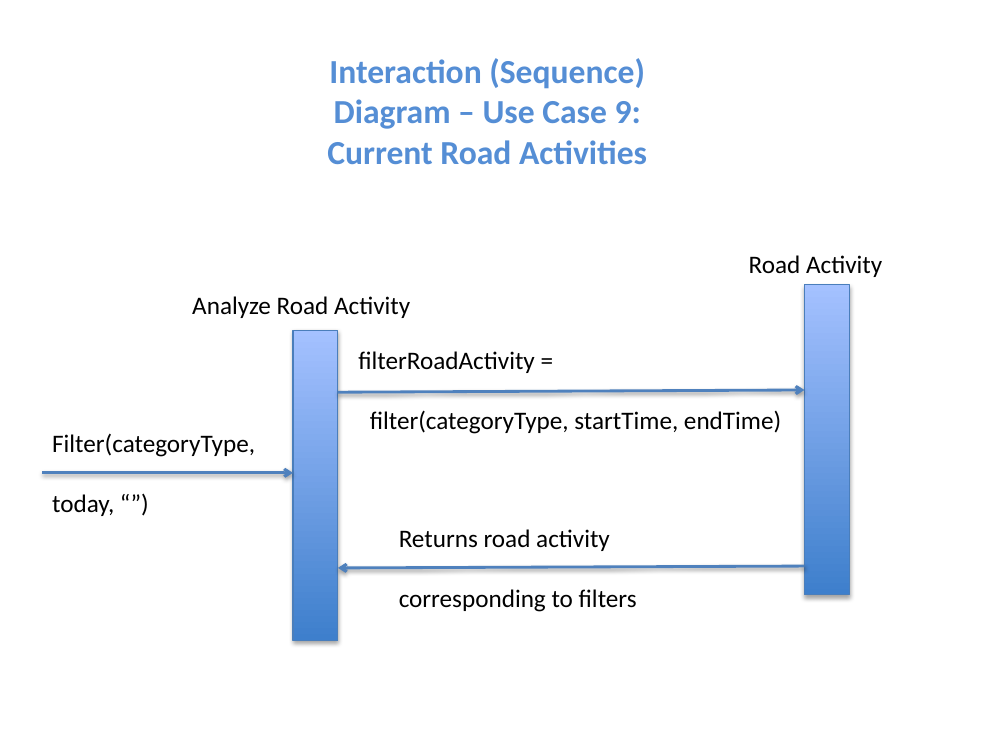
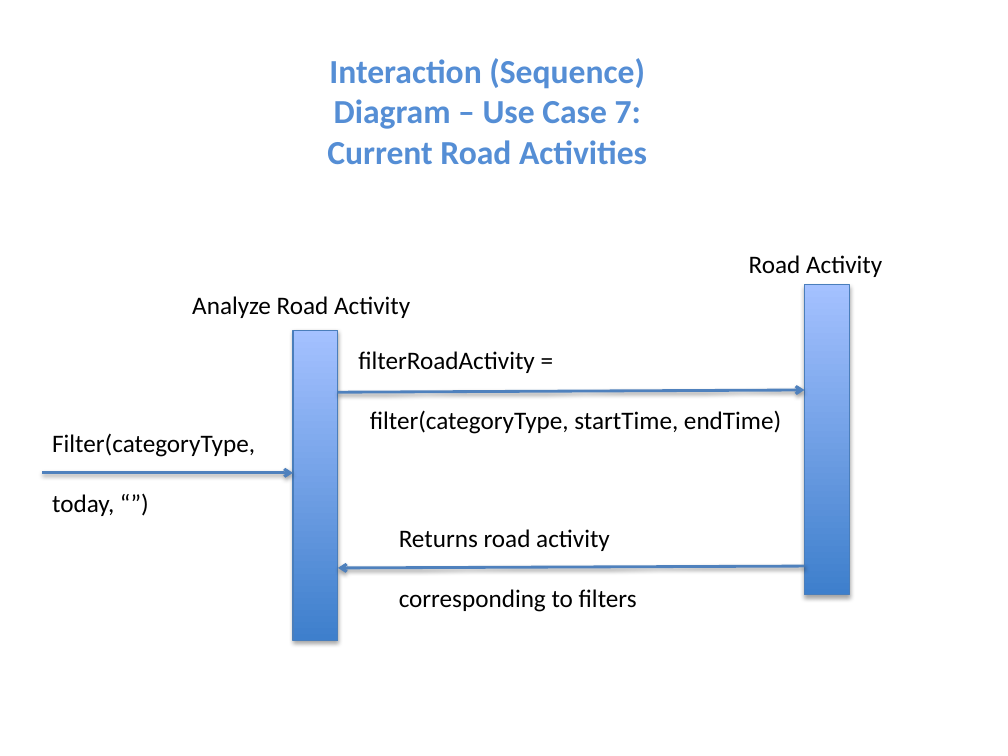
Before and after one commit to niemilkm/csc440-KevinNiemiller, a slide deck: slide 30 of deliverables/iteration3/other/DomainModel_SSD_ClassDiagrams.pptx (slide 23 before the commit). Drawn at 1008x756 pixels with LibreOffice and Linux fonts; fonts in the diff are those of the drawing. Boxes give left, top, right and bottom in pixels: in the first picture for what was removed or moved away, otherwise in the second. Text is boxed around its words. In the diff, an @@ line names an element or a change of style, - is before the commit and + after.

```diff
--- a/deliverables/iteration3/other/DomainModel_SSD_ClassDiagrams.pptx
+++ b/deliverables/iteration3/other/DomainModel_SSD_ClassDiagrams.pptx
@@ text at box(327, 58, 647, 164): text changed @@
-Interaction (Sequence) Diagram – Use Case 9: Current Road Activities
+Interaction (Sequence) Diagram – Use Case 7: Current Road Activities
```
Also in this commit, not shown: 10 other slides changed, 11 slides added, 11 other files.
